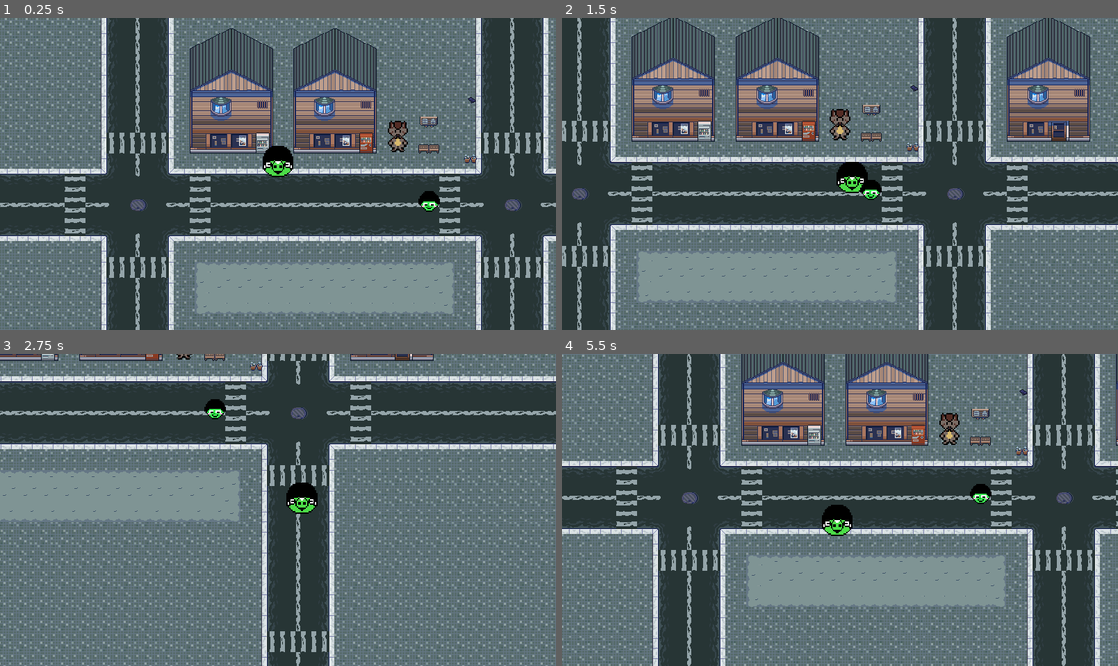
Above: before the commit, frames 1-4 (two rows, left to right).
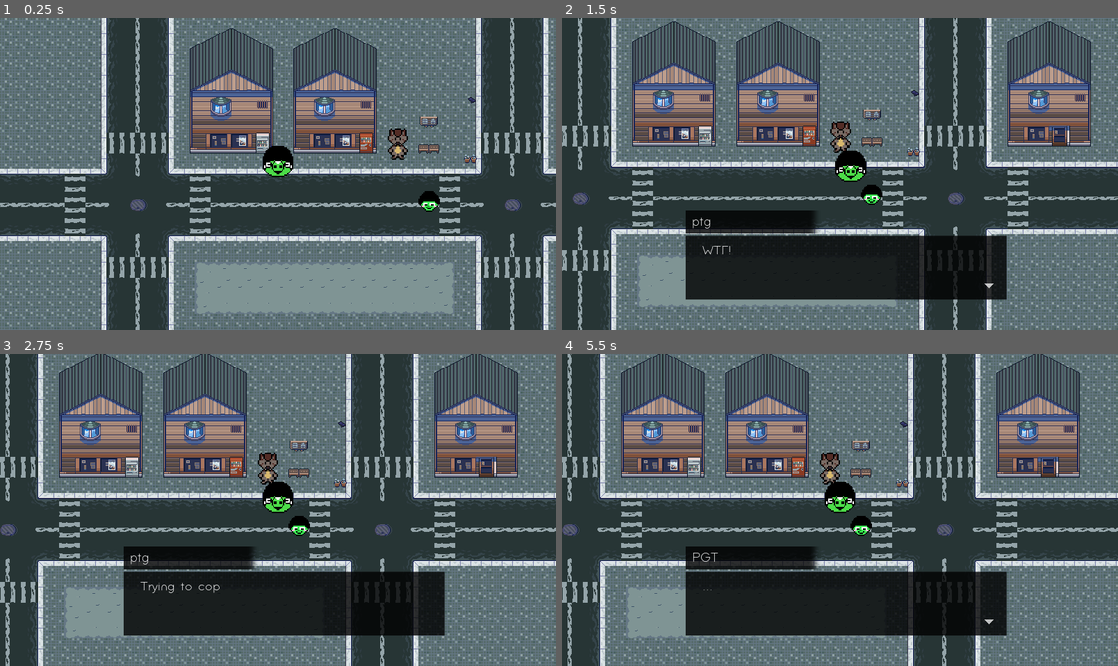
Above: after the commit, the same moments.

Repository: mikumino/pgt-city
Game: Godot game, scene res://Environment/World.tscn
Two runs of this game, one before a commit and one after it. Both use one fixed random seed, a clock stepped at 60 frames per second and the inputs below.
Inputs:
- Up to frame 1 (0.25 s): no input
- Up to frame 2 (1.5 s): tap Enter at 0.5 s; hold D (right) 0.53-1.28 s; tap F (check) at 0.6, 1.35 s; hold S (down) from 1.28 s (still down)
- Up to frame 3 (2.75 s): release S (down) at 2.03 s; hold D (right) from 2.03 s (still down); tap F (check) at 2.1 s
- Up to frame 4 (5.5 s): release D (right) at 2.78 s; hold W (up) 2.78-3.53 s; tap F (check) every 0.75 s from 2.85 to 5.1 s; hold A (left) 3.53-5.03 s; hold S (down) from 5.03 s (still down)

The runs differ from the first frame. In frame 1, 0.3% of the frame differs, in the area x 69-74%, y 32-46%; in frame 2, 55%; in frame 3, 85%, in the area x 0-100%, y 0-100%; in frame 4, 80%.

Commit message:
dialogue box fully working
npc's can talk now! still need to look into better ways of detecting intractability and in the future i will need to add response options

Diff:
--- a/Characters/NPCs/pgt npc.gd
+++ b/Characters/NPCs/pgt npc.gd
@@ -16,7 +16,10 @@
 	print("interaction success")
 	var dialogue = dialogue_box.instance()
 	dialogue.get_node("Dialogue Box").dialoguePath = dialogue_path
-	get_parent().add_child(dialogue)
+	get_node("/root/World/UI").add_child(dialogue)
+	print("child added")
+	get_node("/root/World/YSort/Player").isFree = false
+
 
 func _on_Area2D_body_exited(body):
 	if body.get_name() == "Player":
--- a/Characters/NPCs/pgt npc.tscn
+++ b/Characters/NPCs/pgt npc.tscn
@@ -8,7 +8,7 @@
 height = 6.4
 
 [sub_resource type="CircleShape2D" id=2]
-radius = 32.0
+radius = 45.0004
 
 [node name="pgt npc" type="StaticBody2D"]
 script = ExtResource( 2 )
--- a/Characters/Player/Player.gd
+++ b/Characters/Player/Player.gd
@@ -4,6 +4,7 @@
 const ACCELERATION = 75
 var motion = Vector2()
 var activeObject = null
+var isFree = true
 
 func _physics_process(delta):
 	# movement stuff
@@ -11,7 +12,7 @@
 	input_vector.x = Input.get_action_strength("right") - Input.get_action_strength("left")
 	input_vector.y = Input.get_action_strength("down") - Input.get_action_strength("up")
 	input_vector = input_vector.normalized()
-	if input_vector != Vector2.ZERO:
+	if input_vector != Vector2.ZERO && isFree:
 		motion += input_vector * ACCELERATION
 		motion = motion.clamped(MAX_SPEED)
 	else:
@@ -20,12 +21,15 @@
 	move_and_slide(motion)
 
 	# interaction stuff (is this stupid)
-	if Input.is_action_just_pressed("check"):
+	if Input.is_action_just_pressed("check") && isFree:
 		check()
 
 func check():
 	if activeObject != null:
 		activeObject.interact()
 
+func exit_interaction():
+	isFree = true
+
 func set_active_object(object):
 	activeObject = object
--- a/Environment/World.tscn
+++ b/Environment/World.tscn
@@ -2,7 +2,7 @@
 
 [ext_resource path="res://Environment/Tilemap.png" type="Texture" id=1]
 [ext_resource path="res://Characters/Player/Player.tscn" type="PackedScene" id=2]
-[ext_resource path="res://Characters/NPCs/cwas.tscn" type="PackedScene" id=3]
+[ext_resource path="res://Characters/NPCs/cwas.png" type="Texture" id=3]
 [ext_resource path="res://Characters/NPCs/pgt npc.tscn" type="PackedScene" id=4]
 
 [sub_resource type="ConvexPolygonShape2D" id=1]
@@ -205,12 +205,16 @@
 [node name="Player" parent="YSort" instance=ExtResource( 2 )]
 position = Vector2( 168, 160 )
 
-[node name="NPC" parent="YSort" instance=ExtResource( 3 )]
-position = Vector2( 352, 120 )
-
 [node name="pgt npc" parent="YSort" instance=ExtResource( 4 )]
 position = Vector2( 400, 216 )
 dialogue_path = "res://UI/dialogues/npc_dialogue.json"
+
+[node name="pgt npc2" parent="YSort" instance=ExtResource( 4 )]
+position = Vector2( 352, 129 )
+dialogue_path = "res://UI/dialogues/cwasaunt_dialogue.json"
+
+[node name="Sprite" parent="YSort/pgt npc2" index="0"]
+texture = ExtResource( 3 )
 
 [node name="props" type="TileMap" parent="YSort"]
 tile_set = SubResource( 2 )
@@ -220,3 +224,7 @@
 __meta__ = {
 "_editor_description_": ""
 }
+
+[node name="UI" type="CanvasLayer" parent="."]
+
+[editable path="YSort/pgt npc2"]
--- a/UI/Dialogue Box.gd
+++ b/UI/Dialogue Box.gd
@@ -11,6 +11,9 @@
 	$Timer.wait_time = textSpeed
 	dialogue = getDialogue()
 	assert(dialogue, "Dialogue not found")
+	nextPhrase()
+	$Fade.play("fade_in")
+	print("dialogue sent")
 
 func _process(delta):
 	$Indicator.visible = finished
@@ -35,7 +38,9 @@
 
 func nextPhrase():
 	if phraseNum >= len(dialogue):
+		$Fade.play("fade_out")
 		queue_free()
+		connect("tree_exited", get_node("/root/World/YSort/Player"), "exit_interaction")
 		return
 	finished = false
 
--- a/UI/Text Box.tscn
+++ b/UI/Text Box.tscn
@@ -35,12 +35,43 @@
 "values": [ Color( 1, 1, 1, 1 ), Color( 1, 1, 1, 0 ) ]
 }
 
+[sub_resource type="Animation" id=3]
+resource_name = "fade_in"
+tracks/0/type = "value"
+tracks/0/path = NodePath(".:modulate")
+tracks/0/interp = 1
+tracks/0/loop_wrap = true
+tracks/0/imported = false
+tracks/0/enabled = true
+tracks/0/keys = {
+"times": PoolRealArray( 0, 0.1 ),
+"transitions": PoolRealArray( 1, 1 ),
+"update": 0,
+"values": [ Color( 1, 1, 1, 0 ), Color( 1, 1, 1, 1 ) ]
+}
+
+[sub_resource type="Animation" id=4]
+resource_name = "fade_out"
+tracks/0/type = "value"
+tracks/0/path = NodePath(".:modulate")
+tracks/0/interp = 1
+tracks/0/loop_wrap = true
+tracks/0/imported = false
+tracks/0/enabled = true
+tracks/0/keys = {
+"times": PoolRealArray( 0, 0.1 ),
+"transitions": PoolRealArray( 1, 1 ),
+"update": 0,
+"values": [ Color( 1, 1, 1, 1 ), Color( 1, 1, 1, 0 ) ]
+}
+
 [node name="Text Box" type="Control"]
 __meta__ = {
 "_edit_use_anchors_": false
 }
 
 [node name="Dialogue Box" type="TextureRect" parent="."]
+modulate = Color( 1, 1, 1, 0 )
 margin_right = 856.0
 margin_bottom = 480.0
 texture = ExtResource( 2 )
@@ -65,9 +96,9 @@
 
 [node name="Text" type="RichTextLabel" parent="Dialogue Box"]
 margin_left = 216.0
-margin_top = 344.0
+margin_top = 348.0
 margin_right = 656.0
-margin_bottom = 416.0
+margin_bottom = 420.0
 theme = ExtResource( 1 )
 text = "I am a talking NPC. You can talk to me and I will respond. Isn't that super cool! This is the maximum amount of lines I can speak."
 __meta__ = {
@@ -81,5 +112,11 @@
 polygon = PoolVector2Array( 648, 200, 664, 200, 656, 208 )
 
 [node name="AnimationPlayer" type="AnimationPlayer" parent="Dialogue Box/Indicator"]
+autoplay = "flash"
+reset_on_save = false
 anims/RESET = SubResource( 1 )
 anims/flash = SubResource( 2 )
+
+[node name="Fade" type="AnimationPlayer" parent="Dialogue Box"]
+anims/fade_in = SubResource( 3 )
+anims/fade_out = SubResource( 4 )
--- /dev/null
+++ b/UI/dialogues/cwasaunt_dialogue.json
@@ -0,0 +1,6 @@
+[
+    {"Name":"Hyena", "Text":"What you lookin' at?"},
+    {"Name":"Hyena", "Text":"You tryna' get BEAT?!?!"},
+    {"Name":"Hyena", "Text":"I'll cut your head off and piss in your jugular!"},
+    {"Name":"PGT", "Text":"i fucking hate los angeles"}
+]
Not shown: 1 places in UI/Text Box.tscn that only renumber resources
